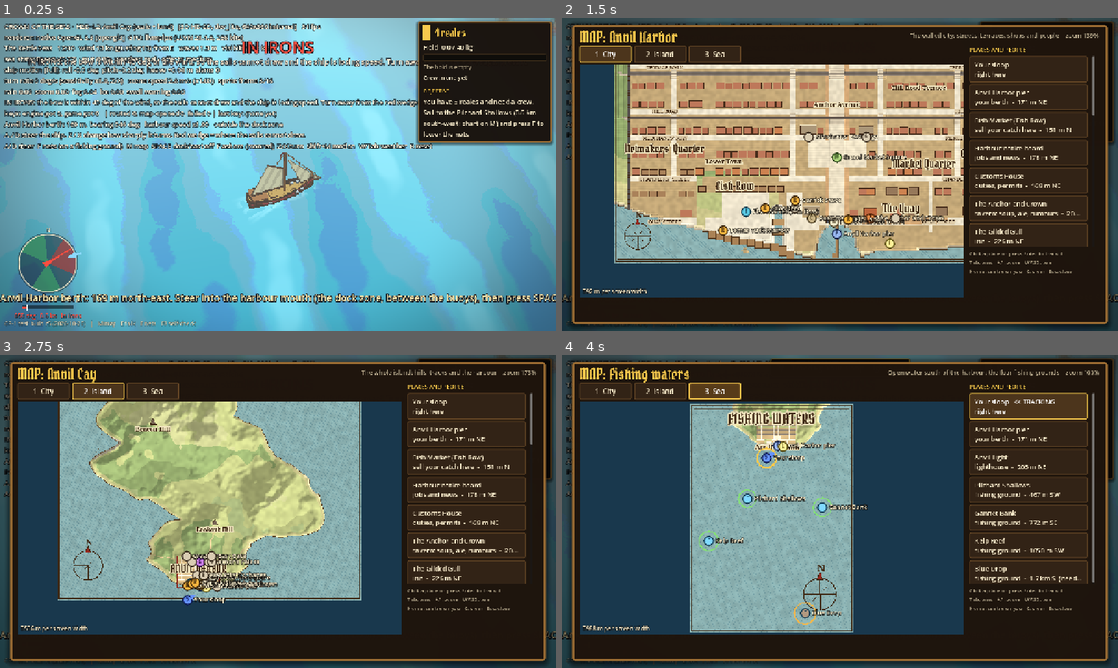
Above: before the commit, frames 1-4 (two rows, left to right).
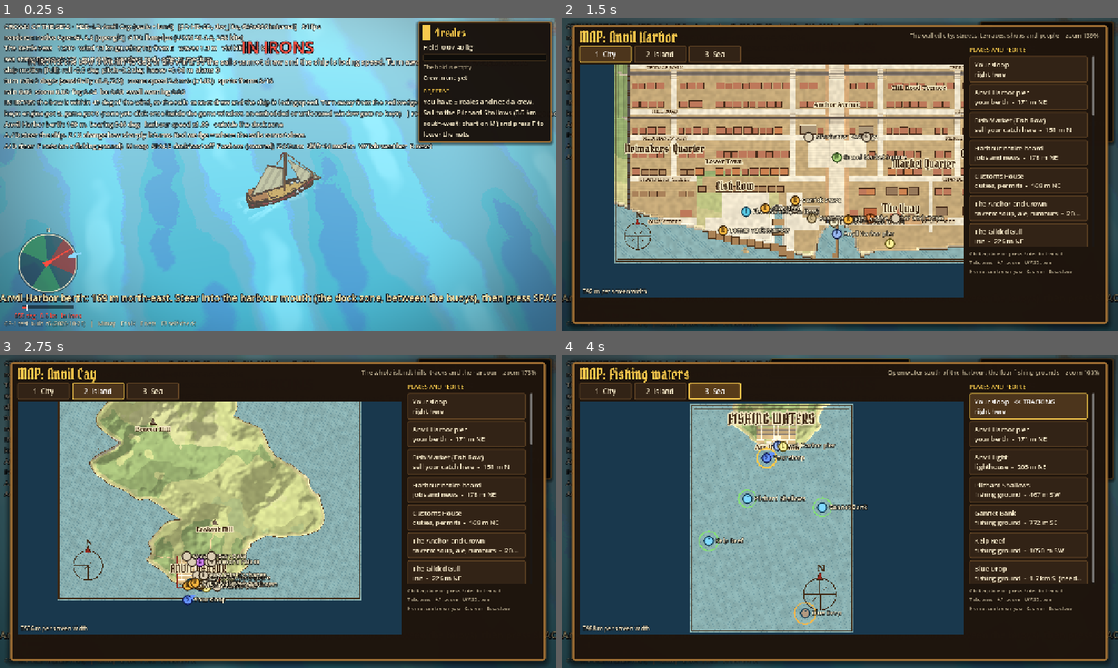
Above: after the commit, the same moments.

Repository: abdalrhmanelsyed500-sudo/Videos-motion
Game: Godot game, scene res://h2d/h2d0.tscn
The game is run twice, just before and just after one commit, with the same random seed, the same clock (stepped at 60 frames per second) and the same inputs.
Inputs (mouse positions are in pixels of both pictures, inside the frame that each line leads up to):
- Up to frame 1 (0.25 s): no input
- Up to frame 2 (1.5 s): tap Enter at 0.5 s; move the mouse to (962, 158) at 0.52 s; hold D 0.53-1.25 s; tap M at 0.6 s; click (962, 158) at 0.67 s; tap Space at 0.77, 1.07 s; tap E at 0.8 s; click "1 City" at 1.25 s
- Up to frame 3 (2.75 s): click "2 Island" at 2 s
- Up to frame 4 (4 s): click "3 Sea" at 2.75 s; click "Your sloop right here" at 3.5 s

The runs differ from the first frame. In frame 1, 0.9% of the frame differs, in the area x 8-100%, y 29-99%; in frame 2, less than 0.1%; in frame 3, less than 0.1%; in frame 4, less than 0.1%.

Commit message:
r6: sailor spot off a blocker (F8 caught it), track/open_dialogue guards, malformed-map tests, run_suite.sh, flow scenario
Co-authored-by: arena-agent <297053741+arena-agent@users.noreply.github.com>

Diff:
--- a/pixel_pirates/game/h2d/art/anvil_cay.json
+++ b/pixel_pirates/game/h2d/art/anvil_cay.json
@@ -1 +1 @@
-{"id":"h2d1_2_anvil_cay","name":"Anvil Cay (H2D-1.2 prototyp …(56733 unchanged characters)… sailor_1","group":"sailor","look":3,"x":29.0,"z":0.2,"mode":"stand","r":0,"facing":2 …(105484 unchanged characters)…
+{"id":"h2d1_2_anvil_cay","name":"Anvil Cay (H2D-1.2 prototyp …(56733 unchanged characters)… sailor_1","group":"sailor","look":3,"x":31.8,"z":0.2,"mode":"stand","r":0,"facing":2 …(105484 unchanged characters)…
--- a/pixel_pirates/game/h2d/h2d0.gd
+++ b/pixel_pirates/game/h2d/h2d0.gd
@@ -336,6 +336,10 @@
 ## controller saw it) -> map opens / failures. Also shows the focused control and whether the debug console is open.
 func _key_diag_line() -> String:
 	var out := "keys: engine got %d, game got %d" % [_key_raw, _key_game]
+	if _key_raw == 0:
+		out += " (none yet: click once inside the game window, an embedded or unfocused window gets no keys)"
+	elif not get_window().has_focus():
+		out += "   WINDOW NOT FOCUSED (click inside the game)"
 	var foc := get_viewport().gui_get_focus_owner()
 	if foc != null:
 		out += "   FOCUSED CONTROL: %s (it swallows keys; click the game or press Esc)" % foc.name
--- a/pixel_pirates/game/h2d/port_game.gd
+++ b/pixel_pirates/game/h2d/port_game.gd
@@ -547,7 +547,7 @@
 	if i < 0 or i >= npcs.people.size():
 		# never fail silently: the player pressed E and must hear why nothing opened
 		ui.toast("Nobody answers: the person you wanted to talk to is not here.", PortUi.AMBER, 4.0)
-		push_warning("CP-1: _open_dialogue(%d) has no person (people: %d)" % [i, npcs.people.size()])
+		push_warning("CP-1: talk request %d has no person (people: %d)" % [i, npcs.people.size()])
 		return
 	_spk = _speaker_for(i)
 	npcs.set_talking(i, true, float(ctx["wx"]), float(ctx["wz"]))
@@ -920,6 +920,12 @@
 
 
 func _set_track(id: String, announce: bool = true) -> void:
+	if id != "" and _entry(id).is_empty():
+		# an unknown target must never be tracked: the arrow would point nowhere and the objective would stay "tracking" forever
+		_track = ""
+		ui.toast("I cannot find that place on the chart.", PortUi.AMBER, 3.5)
+		push_warning("CP-1: _set_track('%s'): no such map entry" % id)
+		return
 	_track = id
 	if id == "":
 		if announce:
--- a/pixel_pirates/game/h2d/port_hud.gd
+++ b/pixel_pirates/game/h2d/port_hud.gd
@@ -4,7 +4,7 @@
 ## strip (top centre), the interaction prompt (bottom centre), toasts and the big banner. It only SHOWS what port_game.gd hands
 ## it in `set_data()`; it holds no rules.
 ## Printed in the corner of the screen so a tester can tell which build is running.
-const BUILD_TAG := "CP-1 test build r5 (2026-10-20)   |   M map   E talk   F nets   F8 self-check"
+const BUILD_TAG := "CP-1 test build r6 (2026-10-20)   |   M map   E talk   F nets   F8 self-check"
 const K := preload("res://h2d/ui_kit.gd")
 
 var _card: PanelContainer
--- a/pixel_pirates/game/tests/audit_r6.gd
+++ b/pixel_pirates/game/tests/audit_r6.gd
@@ -57,6 +57,7 @@
 	await _setup_failures()
 	await _money_rules()
 	await _dialogue_audit()
+	await _bad_map_data()
 	print("AUDIT6 %d checks, %d failed -> %s" % [checks, fails, "PASS" if fails == 0 else "FAIL"])
 	quit(0 if fails == 0 else 1)
 
@@ -72,7 +73,9 @@
 	chk(con.has_method("is_open") and not bool(con.call("is_open")), "the console starts closed")
 	await key(KEY_F1)
 	chk(not bool(con.call("is_open")), "F1 does NOT open the debug console (that was the dead-keys trap)")
-	chk(int(scene.get("_key_raw")) > 0 and int(scene.get("_key_game")) == int(scene.get("_key_raw")), "every key so far reached the game: engine %d, game %d" % [int(scene.get("_key_raw")), int(scene.get("_key_game"))])
+	var raw: int = int(scene.get("_key_raw"))
+	var gm: int = int(scene.get("_key_game"))
+	chk(raw > 0 and gm == raw, "every key so far reached the game: engine %d, game %d" % [raw, gm])
 	var mp: Control = (port.get("ui") as Node).get("map")
 	await key(KEY_M)
 	chk(mp.visible and bool(mp.call("is_shown")), "after F1, M opens the map")
@@ -310,3 +313,51 @@
 	chk(uniq.is_empty(), "no unresolved placeholder, empty option or dead end in any node (%d: %s)" % [uniq.size(), str(uniq.keys().slice(0, 6))])
 	chk(trees_seen.size() >= 12, "the audit covered %d tree/recruit combinations (>= 12)" % trees_seen.size())
 	state.call("reset")
+
+
+## Malformed or missing map data and invalid targets: the game must report, stay playable and never be left modal.
+func _bad_map_data() -> void:
+	var mp: Control = (port.get("ui") as Node).get("map")
+	var good_views: Array = (mp.get("views") as Array).duplicate(true)
+	# 1. an invalid tracking target is refused
+	port.call("_set_track", "no_such_place_at_all")
+	chk(str(port.get("_track")) == "", "tracking an unknown id is refused (track = '%s')" % str(port.get("_track")))
+	chk(str(port.call("_resolve_target", "bogus_target")) == "", "an unknown dialogue target resolves to nothing")
+	port.call("_on_track_requested", "pier")
+	chk(str(port.get("_track")) == "pier", "tracking a real place works")
+	port.call("_set_track", "")
+	# 2. a view that lacks keys: reported by name, no exception, nothing left modal
+	var broken: Array = good_views.duplicate(true)
+	(broken[0] as Dictionary).erase("title")
+	(broken[1] as Dictionary).erase("bounds")
+	mp.call("set_views", broken)
+	chk((mp.get("schema_errors") as Array).size() >= 2, "two missing view keys are reported (%s)" % str(mp.get("schema_errors")))
+	await key(KEY_M)
+	await frames(2)
+	chk(bool(port.call("modal")) == bool(mp.call("is_shown")), "modal state always equals the map's real state with a broken view")
+	if mp.visible:
+		await key(KEY_ESCAPE)
+	chk(not bool(port.call("modal")) and not mp.visible, "the broken map can be closed (Esc), the game is not left modal")
+	# 3. a view whose picture is missing
+	var nofile: Array = good_views.duplicate(true)
+	for v in nofile:
+		(v as Dictionary)["file"] = "does_not_exist.png"
+	mp.call("set_views", nofile)
+	await key(KEY_M)
+	await frames(2)
+	chk(bool(port.call("modal")) == bool(mp.call("is_shown")), "a missing map picture: modal state equals the real state")
+	if mp.visible:
+		await key(KEY_ESCAPE)
+	chk(not bool(port.call("modal")), "...and the game is not left modal")
+	# 4. an entry without coordinates
+	mp.call("set_views", good_views)
+	var errs: Array = mp.get_script().call("schema_problems", good_views, [{"id": "x", "kind": "place", "name": "n", "detail": "d"}])
+	chk(errs.size() == 2, "an entry without x and z gives two named problems (%s)" % str(errs))
+	# 5. all views empty
+	mp.call("set_views", [])
+	await key(KEY_M)
+	chk(not bool(port.call("modal")), "no views at all: M opens nothing and leaves nothing modal")
+	mp.call("set_views", good_views)
+	await key(KEY_M)
+	chk(mp.visible and bool(mp.call("is_shown")), "views restored: the map opens again")
+	await key(KEY_ESCAPE)
--- a/pixel_pirates/game/tests/test_walk.gd
+++ b/pixel_pirates/game/tests/test_walk.gd
@@ -65,6 +65,7 @@
 	_drive(t, w, audit, tuning, land)
 	_island(t, w, land, r)
 	_sea_routes(t, w, tuning)
+	_npc_spots(t, w, port)
 	holder.queue_free()
 
 
@@ -258,7 +259,7 @@
 	seen[sj * nx + si] = 1
 	var head := 0
 	while head < queue.size():
-		var c := queue[head]
+		var c: int = queue[head]
 		head += 1
 		var ci := c % nx
 		var cj := c / nx
@@ -288,3 +289,13 @@
 			if i2 >= 0 and j2 >= 0 and i2 < nx and j2 < nz and seen[j2 * nx + i2] == 1:
 				reached += 1
 		t.check(reached == pts.size(), "%s: the middle and 8 points inside its rim can be sailed to from the start (%d of %d)" % [str(g["name"]), reached, pts.size()])
+
+
+## The in-game F8 check found "npc_sailor_1 stands on walkable ground" failing while every offline check passed: the baked NPC spot
+## itself must pass the exact rule the people use to move (PortNpcs.BODY_R) on the real ground.
+func _npc_spots(t: Object, w: CayWorld, port: Dictionary) -> void:
+	var bad: Array = []
+	for n in port["npcs"]:
+		if not w.walkable(float(n["x"]), float(n["z"]), 0.4):
+			bad.append("%s (%.1f, %.1f)" % [str(n["id"]), float(n["x"]), float(n["z"])])
+	t.check(bad.is_empty(), "every baked person stands on walkable ground (%d do not: %s)" % [bad.size(), str(bad)])
Not shown, changed: pixel_pirates/tools/godot_browser/render.mjs
Not shown, added: pixel_pirates/tools/godot_browser/scenarios/flow_r6.mjs
Not shown, added: pixel_pirates/tools/godot_node/run_suite.sh
Not shown, changed: pixel_pirates/tools/h2d/port_layout.py
